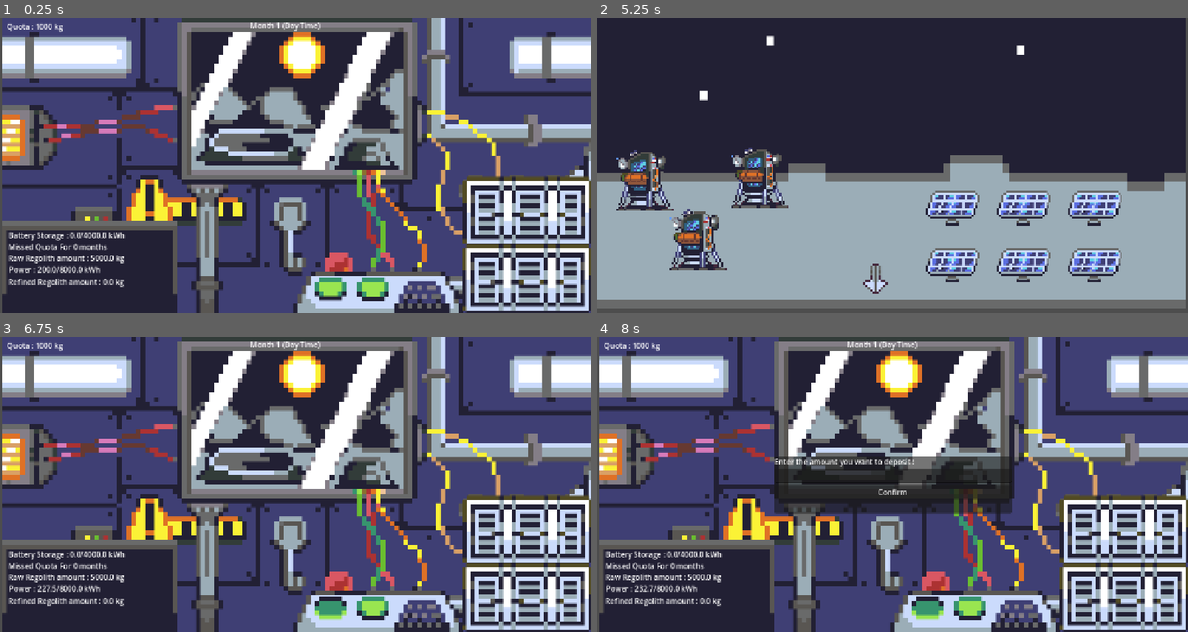
Above: before the commit, frames 1-4 (two rows, left to right).
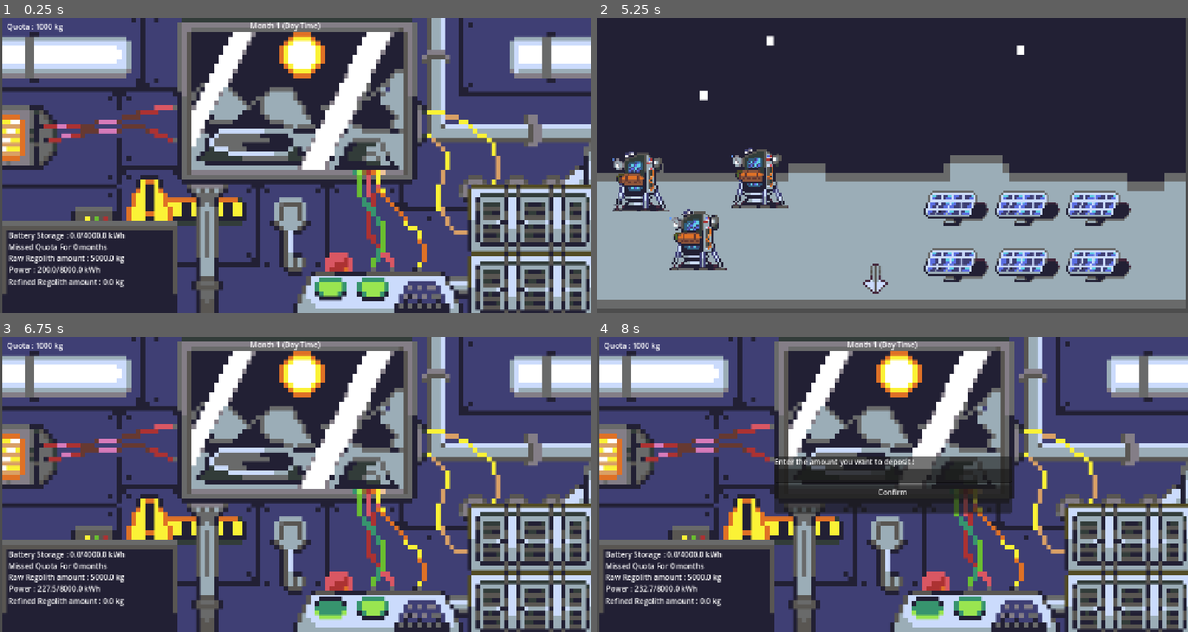
Above: after the commit, the same moments.

Repository: linhtetaye06/Game
Game: Godot game, scene res://main.tscn
Same seed, same stepped clock (60 frames per second), same inputs: the game is played once before the commit and once after it.
Inputs (mouse positions are in pixels of both pictures, inside the frame that each line leads up to):
- Up to frame 1 (0.25 s): no input
- Up to frame 2 (5.25 s): click (927, 292) at 0.5 s; click (975, 292) at 1.25 s; click (927, 292) at 2 s; click (975, 292) at 2.75 s; click (927, 292) at 3.5 s; click (975, 292) at 4.25 s; tap Enter at 5 s; move the mouse to (892, 103) at 5.02 s; click (892, 103) at 5.17 s
- Up to frame 3 (6.75 s): click (47, 505) at 5.75 s; click (277, 596) at 6.5 s
- Up to frame 4 (8 s): tap Space at 7.25 s; move the mouse to (1122, 564) at 7.27 s; click (1122, 564) at 7.42 s

The runs differ from the first frame. In frame 1, 8.3% of the frame differs, in the area x 78-100%, y 53-100%; in frame 2, 4.3%; in frame 3, 8.3%; in frame 4, 8.3%.

Commit message:
Changing sprites/newly adding them

Diff:
--- /dev/null
+++ b/Assests/drill_tile_set.tres
@@ -0,0 +1,15 @@
+[gd_resource type="TileSet" format=3 uid="uid://bdd8dscgdt3kb"]
+
+[ext_resource type="Texture2D" uid="uid://cf0a8xtbvwcl6" path="res://Assests/Drill Anim-Sheet.png" id="1_qp2mx"]
+
+[sub_resource type="TileSetAtlasSource" id="TileSetAtlasSource_65wi6"]
+texture = ExtResource("1_qp2mx")
+0:0/size_in_atlas = Vector2i(16, 16)
+0:0/0 = 0
+23:0/size_in_atlas = Vector2i(17, 16)
+23:0/0 = 0
+47:0/size_in_atlas = Vector2i(24, 16)
+47:0/0 = 0
+
+[resource]
+sources/0 = SubResource("TileSetAtlasSource_65wi6")
--- a/OutsideUI.tscn
+++ b/OutsideUI.tscn
@@ -5,12 +5,14 @@
 [ext_resource type="Script" uid="uid://r5tcvemfidh" path="res://UIarrow.gd" id="3_tycja"]
 [ext_resource type="Texture2D" uid="uid://bgdokj6sg0ix2" path="res://Assests/solarpaneloff.png" id="4_q235v"]
 [ext_resource type="Script" uid="uid://bmdkpbo4g42ic" path="res://solarpanels.gd" id="4_u6c3f"]
-[ext_resource type="Texture2D" uid="uid://do11x2rsufjgi" path="res://Assests/solarpanelon.png" id="5_ap1yg"]
+[ext_resource type="Texture2D" uid="uid://dnvhfl5u4v7o2" path="res://Assests/Solar_on.png" id="5_yev56"]
 [ext_resource type="Texture2D" uid="uid://b2j3mongw7ccw" path="res://Assests/miners.png" id="6_ap1yg"]
+[ext_resource type="Texture2D" uid="uid://c0uhsblofo7jp" path="res://Assests/Solar_off.png" id="6_yev56"]
 [ext_resource type="Script" uid="uid://w8jhb2oyxuai" path="res://miners.gd" id="8_ahcr5"]
 [ext_resource type="Texture2D" uid="uid://lsofoelef85k" path="res://Assests/miner_shadow.png" id="9_ahcr5"]
+[ext_resource type="TileSet" uid="uid://bdd8dscgdt3kb" path="res://Assests/drill_tile_set.tres" id="12_bkp37"]
 
-[node name="OutsideUi" type="Control" unique_id=1742708983]
+[node name="TileMapLayer" type="Control" unique_id=1742708983]
 layout_mode = 3
 anchors_preset = 0
 
@@ -38,8 +40,8 @@
 offset_bottom = 1051.0
 columns = 3
 script = ExtResource("4_u6c3f")
-texture_on = ExtResource("5_ap1yg")
-texture_off = ExtResource("4_q235v")
+texture_on = ExtResource("5_yev56")
+texture_off = ExtResource("6_yev56")
 
 [node name="solarpanel1" type="TextureButton" parent="SolarContainer" unique_id=1969000232]
 custom_minimum_size = Vector2(150, 120)
@@ -88,11 +90,11 @@
 texture_on = ExtResource("9_ahcr5")
 texture_off = ExtResource("9_ahcr5")
 
-[node name="Miner1" type="TextureButton" parent="MinerContainer" unique_id=349907933]
-offset_left = 42.00001
-offset_top = 287.0
-offset_right = 344.0
-offset_bottom = 671.0
+[node name="Miner1" type="TextureButton" parent="MinerContainer" unique_id=161396604]
+offset_left = 33.000023
+offset_top = 289.0
+offset_right = 335.00003
+offset_bottom = 673.0
 scale = Vector2(0.4139073, 0.41015628)
 texture_normal = ExtResource("6_ap1yg")
 
@@ -111,3 +113,8 @@
 offset_bottom = 665.0
 scale = Vector2(0.4139073, 0.41015628)
 texture_normal = ExtResource("6_ap1yg")
+
+[node name="AnimationPlayer" type="AnimationPlayer" parent="." unique_id=1556443773]
+
+[node name="TileMapLayer" type="TileMapLayer" parent="." unique_id=2052654538]
+tile_set = ExtResource("12_bkp37")
--- /dev/null
+++ b/area_2d.gd
@@ -0,0 +1,17 @@
+extends Area2D
+
+
+# Called when the node enters the scene tree for the first time.
+func _ready() -> void:
+	pass # Replace with function body.
+
+
+# Called every frame. 'delta' is the elapsed time since the previous frame.
+func _process(delta: float) -> void:
+	pass
+
+
+func _on_input_event(viewport: Node, event: InputEvent, shape_idx: int) -> void:
+	if event is InputEventMouseButton and event.pressed and event.button_index_index== MOUSE_BUTTON_LEFT:
+		$AnimationPlayer.play("click_animation")
+	pass # Replace with function body.
--- a/main.tscn
+++ b/main.tscn
@@ -131,10 +131,11 @@
 script = ExtResource("5_7mycd")
 
 [node name="Battery2" type="Sprite2D" parent="Battery" unique_id=947224133]
-position = Vector2(0.9057617, -120.5376)
+position = Vector2(1.8114892, -105.676796)
 texture = ExtResource("5_lquwl")
 
 [node name="Battery" type="Sprite2D" parent="Battery" unique_id=1223124539]
+position = Vector2(1.8114561, 15.686401)
 texture = ExtResource("5_lquwl")
 
 [node name="CollisionShape2D" type="CollisionShape2D" parent="Battery" unique_id=494324751]
Binary file added: Assests/Drill Anim-Sheet.png
Not shown, added: Assests/Drill Anim-Sheet.png.import
Not shown, added: Assests/Outside field.png.import
Binary file added: Assests/Solar_off.png
Not shown, added: Assests/Solar_off.png.import
Binary file added: Assests/Solar_on.png
Not shown, added: Assests/Solar_on.png.import
Binary file added: Assests/Sprite-0002-Sheet.png
Not shown, added: Assests/Sprite-0002-Sheet.png.import
Binary file added: Assests/Sprite-0003.png
Not shown, added: Assests/Sprite-0003.png.import
Binary file added: Assests/battery..png
(and 3 more such lines)
